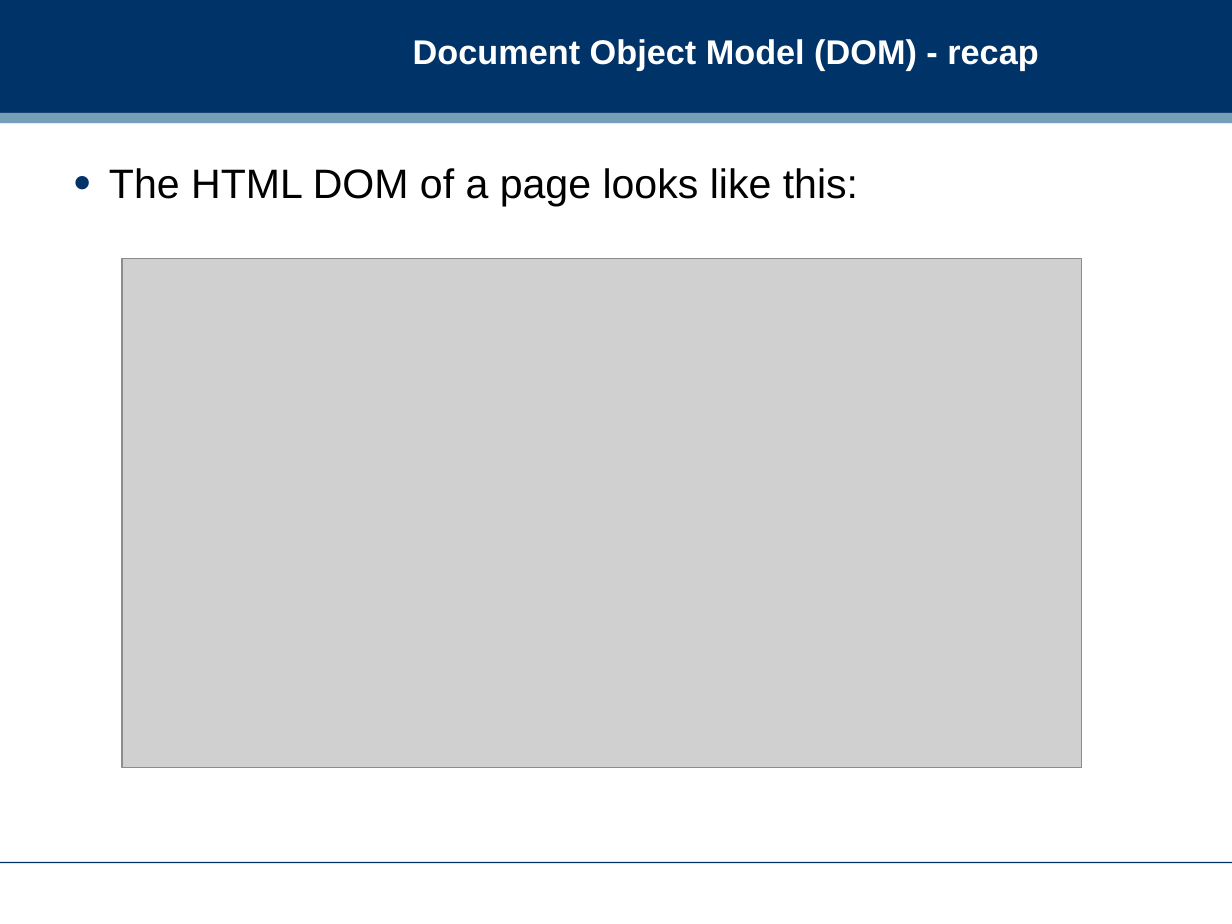
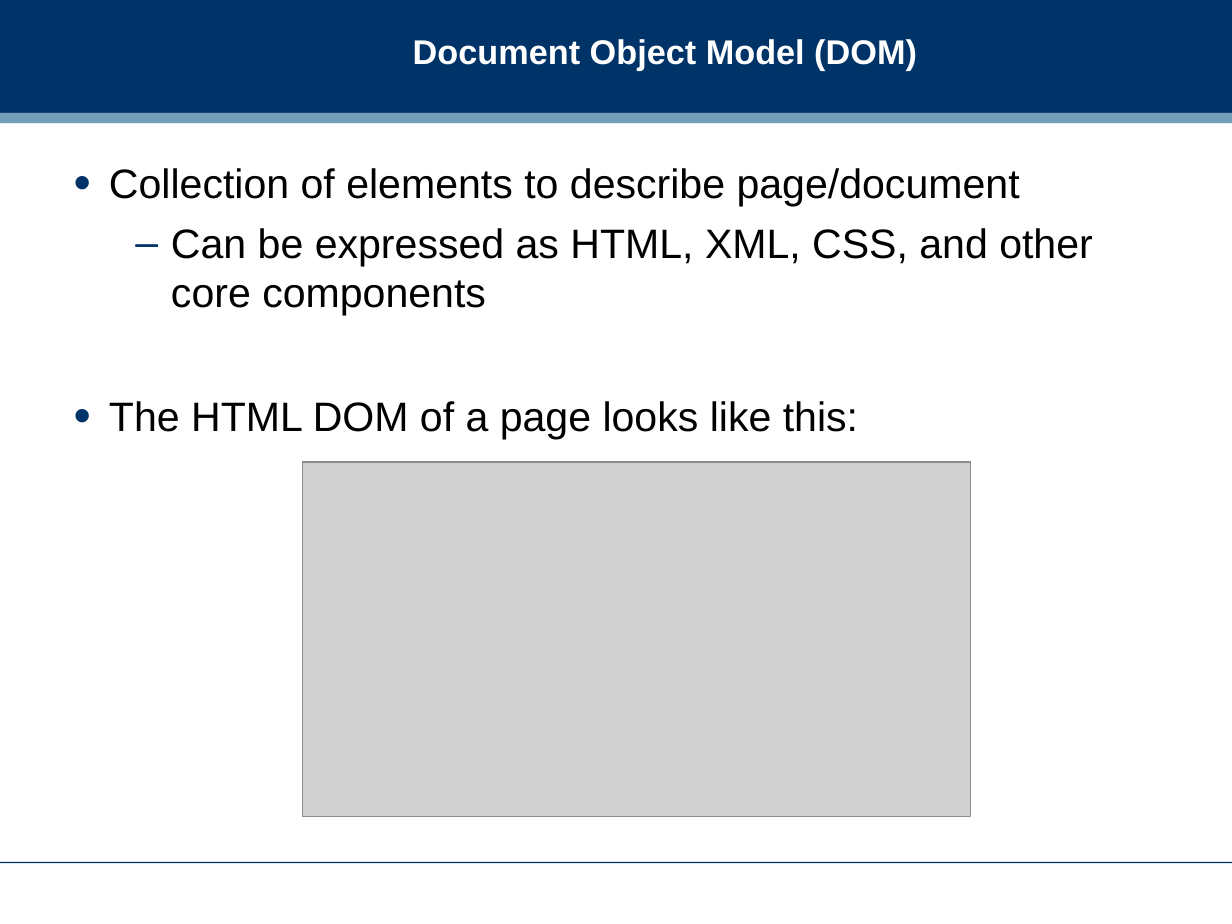
Before and after one commit to dreamind/ix, a slide deck: slide 6 of lectures/interactive/interactivity2.ppt (slide 7 before the commit). Drawn at 1232x924 pixels with LibreOffice and Linux fonts; fonts in the diff are those of the drawing; grey boxes stand for pictures; background and template pictures are left out. Boxes give left, top, right and bottom in pixels: in the first picture for what was removed or moved away, otherwise in the second. Text is boxed around its words. In the diff, an @@ line names an element or a change of style, - is before the commit and + after.

```diff
--- a/lectures/interactive/interactivity2.ppt
+++ b/lectures/interactive/interactivity2.ppt
@@ title at (413,39,917,71): text changed @@
-Document Object Model (DOM) - recap
+Document Object Model (DOM)
@@ text at (109,168,1093,315): paragraphs added @@
+• Collection of elements to describe page/document
+  – Can be expressed as HTML, XML, CSS, and other core components
@@ picture: place and size @@
-picture at (122,259,1082,769)
+picture at (303,462,971,817)
```
Also in this commit, not shown: 10 other slides changed, 13 slides added, 12 slides removed, 1 other file.
